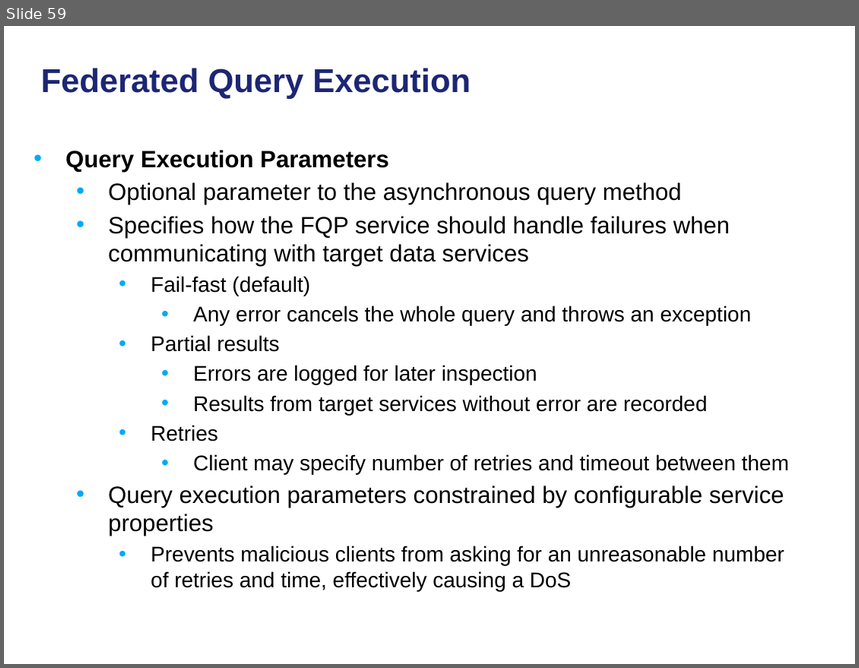
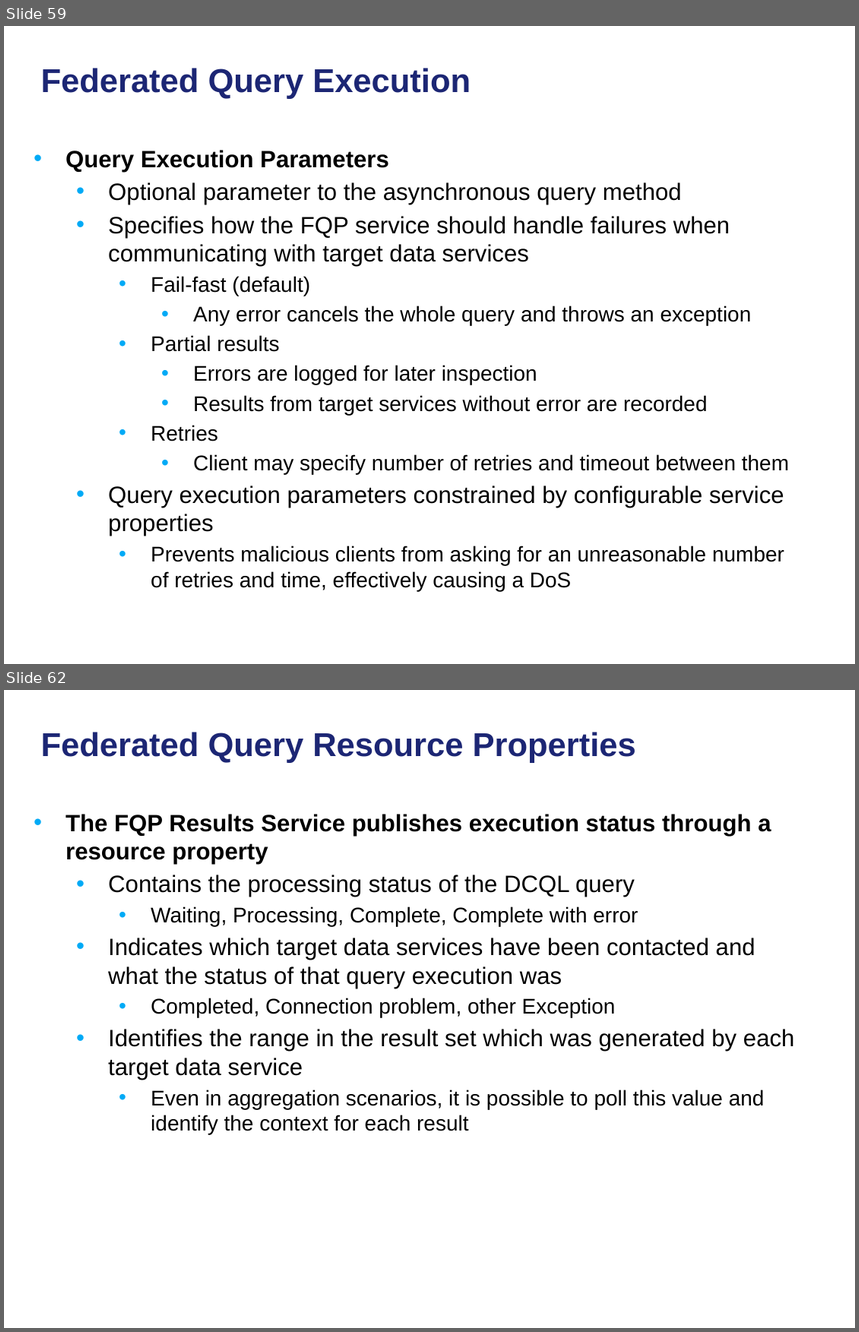
Before and after one commit to NCIP/cagrid-docs, a slide deck: presentations/200906_Novartis/caGrid Data Services.pptx. Shown one above the other, each under a label of ours: slide 59 before the commit, slides 59 and 62 after it; the slides between them are not shown. The pictures are 859x668 and 859x1332 pixels, drawn with LibreOffice and Linux fonts; fonts in the diff are those of the drawing; background and template pictures are left out. Boxes give left, top, right and bottom in pixels: in the first picture for what was removed or moved away, otherwise in the second. Text is boxed around its words. In the diff, an @@ line names an element or a change of style, - is before the commit and + after.

```diff
--- a/presentations/200906_Novartis/caGrid Data Services.pptx
+++ b/presentations/200906_Novartis/caGrid Data Services.pptx
@@ slide 62 added at [4,690,855,1328], background picture (left out) @@
@@ title added at [41,732,636,763], 28 pt, text #1C2674, bold @@
+Federated Query Resource Properties
@@ text added at [66,814,795,1135], 20 pt, text #000000 @@
+• The FQP Results Service publishes execution status through a resource property
+  • Contains the processing status of the DCQL query
+    • Waiting, Processing, Complete, Complete with error
+  • Indicates which target data services have been contacted and what the status of that query execution was
+    • Completed, Connection problem, other Exception
+  • Identifies the range in the result set which was generated by each target data service
+    • Even in aggregation scenarios, it is possible to poll this value and identify the context for each result
```
Also in this commit, not shown: 3 slides changed, 5 other slides added.
